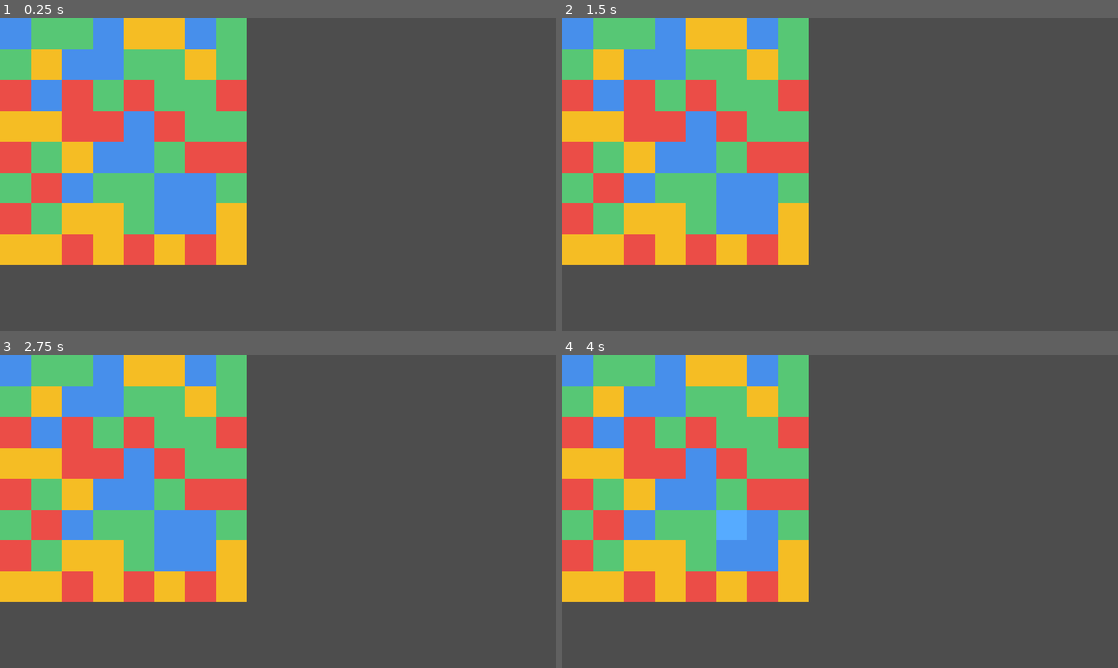
Above: before the commit, frames 1-4 (two rows, left to right).
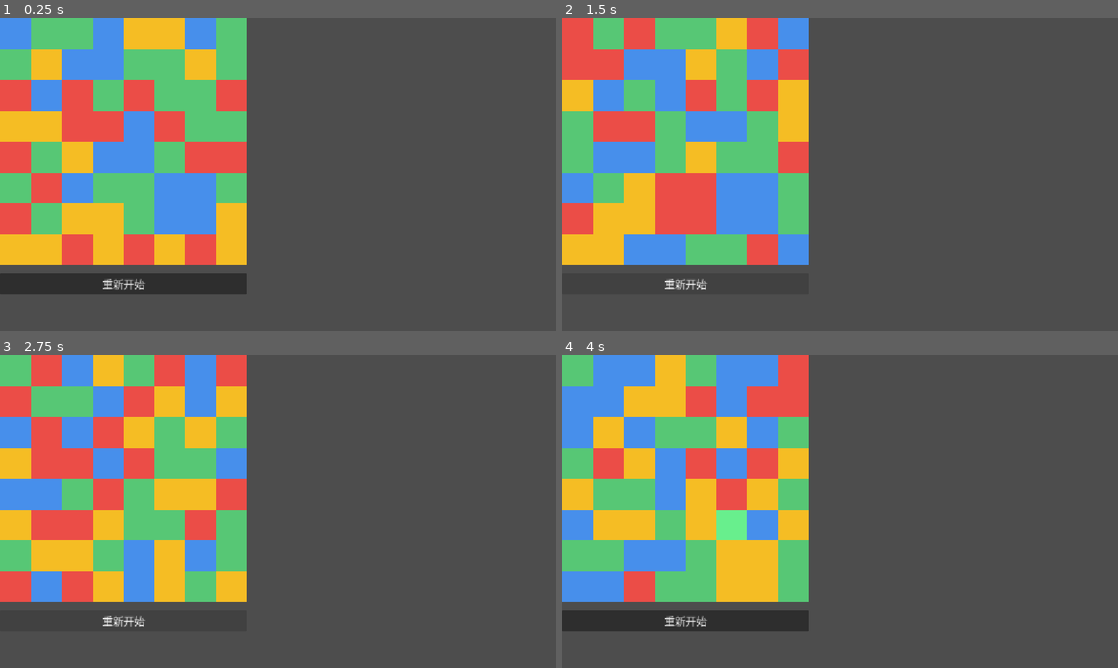
Above: after the commit, the same moments.

Repository: jopatk123/match3_learn
Game: Godot game, scene res://scenes/board.tscn
The game is run twice, just before and just after one commit, with the same random seed, the same clock (stepped at 60 frames per second) and the same inputs.
Inputs (mouse positions are in pixels of both pictures, inside the frame that each line leads up to):
- Up to frame 1 (0.25 s): no input
- Up to frame 2 (1.5 s): click (684, 284) at 0.5 s, where only the run after the commit has a clickable "重新开始"; click (684, 284) at 1.25 s, where only the run after the commit has a clickable "重新开始"
- Up to frame 3 (2.75 s): click (122, 621) at 2 s, where only the run after the commit has a clickable "重新开始"
- Up to frame 4 (4 s): tap Enter at 2.75 s; move the mouse to (962, 495) at 2.77 s; click (962, 495) at 2.92 s; tap Space at 3.5 s; drag from (728, 527) to (812, 574) at 3.52 s

The runs differ from the first frame. In frame 1, 2.9% of the frame differs, in the area x 0-45%, y 81-89%; in frame 2, 23%; in frame 3, 26%; in frame 4, 32%, in the area x 0-45%, y 0-89%.

Commit message:
完成 M8.1：重新开始按钮，并用系统中文字体显示文案
Co-authored-by: Cursor <cursoragent@cursor.com>

Diff:
--- a/scripts/board.gd
+++ b/scripts/board.gd
@@ -1,7 +1,9 @@
 extends Node2D
 # =====================================================================
 # 开心消消乐 · 棋盘脚本
-# 已实现：M1–M6 核心规则 + M7.1–M7.4 打磨动画
+# 已实现：M1–M7 + M8.1 重新开始
+# 【M8.1 一句话】按钮是「玩家发给棋盘的命令」，不走格子点击那条路。
+#   按了就打断当前动画，换一盘新棋，分数归零。正在播放的 await 会发现「这一局已经作废」，立刻停手。
 # 【M7.1 一句话】棋盘在「结算 / 动画」时是忙碌的：忙碌期间点击全部丢掉。
 # 【M7.2 一句话】交换不再瞬间换色，而是两块滑向对方；滑完再问「有没有三连」。
 #   有 → 坐下（节点弹回自己的格子、颜色跟上数据），再走原来的消除结算。
@@ -101,6 +103,14 @@
 var score: int = 0
 # 显示分数的文字标签（显示层的一部分，和 _tiles 是一家人）
 var _score_label: Label = null
+# ⑪ M8.1：重新开始按钮。它不经过格子点击，所以动画中也能按。
+var _restart_btn: Button = null
+# ⑪ 「这一局」的编号。每重开一次 +1。await 回来后如果编号变了，说明这局已经作废。
+var _run_id := 0
+# ⑪ 下落时临时生成的新块。重开时必须先扔掉，否则会漂在新棋盘上。
+var _spawn_tiles: Array = []
+# ⑪ 当前棋盘上还在播的 Tween。重开时全部 kill，动画才会立刻停。
+var _tweens: Array = []
 
 
 # ---------------------------------------------------------------
@@ -114,7 +124,10 @@
 	# 开局再结算一次：生成兜底万一还有三连，瞬间消干净。分数清零，不算开局分。
 	# 和游戏中同一套锁：结算时点不动。开局其实还点不到（画面刚出来），但规则要统一。
 	_busy = true
+	var id := _run_id
 	await _resolve_matches()
+	if _run_id != id:
+		return
 	_busy = false
 	score = 0
 	_score_label.text = "0"
@@ -213,8 +226,37 @@
 	_score_label.horizontal_alignment = HORIZONTAL_ALIGNMENT_CENTER # 文字水平居中
 	_score_label.size = Vector2(COLS * CELL_SIZE, 60) # 宽=棋盘宽（列数 × 格子边长），高 60
 	_score_label.position = Vector2(0, -62) # 放在棋盘上方一点
+	_score_label.add_theme_font_override("font", _ui_font())
 	_score_label.add_theme_font_size_override("font_size", 40) # 字号加大
 	add_child(_score_label) # 挂到节点树上
+
+	# ⑪ M8.1：Button 是控件，按下会发出 pressed 信号。
+	#   信号 ≈「这件事发生了，请谁来处理」。这里连接到 _restart_game。
+	_restart_btn = Button.new()
+	_restart_btn.text = "重新开始"
+	_restart_btn.size = Vector2(COLS * CELL_SIZE, 44)
+	_restart_btn.position = Vector2(0, ROWS * CELL_SIZE + 16) # 棋盘正下方
+	_restart_btn.add_theme_font_override("font", _ui_font())
+	_restart_btn.add_theme_font_size_override("font_size", 22)
+	_restart_btn.pressed.connect(_restart_game)
+	add_child(_restart_btn)
+
+
+# Godot 自带字体（Open Sans）没有中文，按钮会像「空的」。
+# SystemFont 按名字向系统要字体；macOS 上「PingFang SC」在列表里，但引擎画不出来（字宽=0），
+# 放第一位会挡住后面真正能用的字库。所以把实测能画中文的名字放前面。
+func _ui_font() -> SystemFont:
+	var font := SystemFont.new()
+	font.font_names = PackedStringArray([
+		"Hiragino Sans GB", # macOS：冬青黑体简体，实测能画出「重新开始」
+		"Songti SC",
+		"STHeiti",
+		"Heiti SC",
+		"Microsoft YaHei", # Windows
+		"Noto Sans CJK SC",
+		"WenQuanYi Micro Hei",
+	])
+	return font
 
 
 # 让显示层第 (r,c) 个格子的颜色，和数据层 board[r][c] 重新对齐。
@@ -250,8 +292,11 @@
 		#    整段动画 + 后面的结算都算忙碌，所以 M7.1 的锁会一直握住。
 		_busy = true
 		var from := _selected
+		var id := _run_id
 		_clear_selection() # 先取消高亮，别让「发光」跟着滑
 		await _try_swap(from, pos)
+		if _run_id != id:
+			return # 滑动中途被重开了：不要再改 _busy，新一局自己会管
 		_busy = false
 	else:
 		_set_selected(pos) # ④ 点不相邻 → 改成选中这一格
@@ -293,11 +338,56 @@
 	_tiles[pos.y][pos.x].position = _grid_pos(pos)
 
 
+# 记录并返回一个 Tween。重开时靠 _tweens 列表把它们全部停掉。
+func _new_tween() -> Tween:
+	var tween := create_tween()
+	_tweens.append(tween)
+	return tween
+
+
+# ⑪ 作废当前动画：停掉 Tween，扔掉天上还在掉的临时块。
+func _interrupt_anims() -> void:
+	for tween in _tweens:
+		if tween is Tween and (tween as Tween).is_valid():
+			(tween as Tween).kill()
+	_tweens.clear()
+	for spawn in _spawn_tiles:
+		if is_instance_valid(spawn):
+			(spawn as Node).queue_free()
+	_spawn_tiles.clear()
+
+
+# 所有格子回到自己的槽位、正常大小和透明度，再按 board 上色。
+func _sync_all_tiles() -> void:
+	for r in ROWS:
+		for c in COLS:
+			_reset_tile_xform(Vector2i(c, r))
+			_refresh_tile(r, c)
+
+
+# ⑪ M8.1：立刻打断并重开。不走格子点击，所以忙碌时也能按。
+#   先把 _run_id +1，正在 await 的旧流程回来后会对不上号，自动收手。
+func _restart_game() -> void:
+	_run_id += 1
+	var id := _run_id
+	_interrupt_anims()
+	_selected = NONE # 不要走 _clear_selection：格子可能正缩成 0，直接清状态即可
+	_build_data()
+	_sync_all_tiles()
+	_busy = true
+	await _resolve_matches()
+	if _run_id != id:
+		return # 又按了一次重开，让更新的那一次收尾
+	_busy = false
+	score = 0
+	_score_label.text = "0"
+
+
 # ⑧ M7.2：让 a 格的方块滑到 dest_a 那个格子，b 格的方块滑到 dest_b。
 #   Tween = 「在一段时间里，把某个属性从现在的值缓到目标值」。
 #   await tween.finished = 「滑完之前，后面的代码先别跑」——没有这句就会边滑边结算。
 func _slide_pair(a: Vector2i, dest_a: Vector2i, b: Vector2i, dest_b: Vector2i) -> void:
-	var tween := create_tween()
+	var tween := _new_tween()
 	tween.set_parallel(true) # 两块同时动，不要一个走完另一个才走
 	tween.tween_property(_tiles[a.y][a.x], "position", _grid_pos(dest_a), SWAP_DURATION)
 	tween.tween_property(_tiles[b.y][b.x], "position", _grid_pos(dest_b), SWAP_DURATION)
@@ -309,11 +399,16 @@
 #   为什么滑的时候先不换颜色？因为 ColorRect 还是「A 槽的那块」在往 B 走，
 #   它身上带着 A 的颜色；如果中途 _refresh_tile，就会出现「人还在走、衣服先换了」。
 func _try_swap(a: Vector2i, b: Vector2i) -> void:
+	var id := _run_id
 	await _slide_pair(a, b, b, a) # 两块走向对方的格子
+	if _run_id != id:
+		return
 	_swap_board(a, b) # 数据层现在按「已经换过」来算
 	if _find_matches().is_empty():
 		_swap_board(a, b) # 不成三连：数据改回去，棋盘规则上等于没换
 		await _slide_pair(a, a, b, b) # 两块从对方格子走回家
+		if _run_id != id:
+			return
 		_snap_tile(a) # 防浮点误差，保证正好压在格子上
 		_snap_tile(b)
 		return
@@ -337,12 +432,17 @@
 #   只消一轮就会把新三连留在棋盘上（测试时看到的那种），所以必须循环。
 #   for + CHAIN_LIMIT 是保险丝；正常情况会在远小于上限时因 matched 为空而结束。
 func _resolve_matches() -> void:
+	var id := _run_id
 	for _round in CHAIN_LIMIT:
 		var matched := _find_matches() # 每次循环都重新扫一遍棋盘
 		if matched.is_empty():
 			return # 稳定了：没有三连，可以交给玩家继续玩
 		await _eliminate(matched) # ⑨ 等缩小淡出播完，再下落
+		if _run_id != id:
+			return
 		await _apply_gravity() # ⑩ 等方块掉完，再扫下一轮三连——两轮画面不会叠在一起
+		if _run_id != id:
+			return
 	# 走到这里说明保险丝烧了。棋盘上可能还留着三连，打一行警告方便以后发现。
 	push_warning("连锁超过 CHAIN_LIMIT，棋盘可能仍有三连")
 
@@ -407,10 +507,11 @@
 # ⑨ M7.3：先计分，再让要消的格子缩小并淡出，播完才把数据改成空洞。
 #   分数不在滑动时加，也不等下落结束——就在「这一批格子正在消失」的时候加。
 func _eliminate(matched: Dictionary) -> void:
+	var id := _run_id
 	score += matched.size() * 10
 	_score_label.text = str(score)
 
-	var tween := create_tween()
+	var tween := _new_tween()
 	tween.set_parallel(true)
 	for key in matched.keys():
 		var pos := _cell_from_key(key)
@@ -421,6 +522,8 @@
 		tween.tween_property(tile, "position", center, ELIM_DURATION)
 		tween.tween_property(tile, "modulate:a", 0.0, ELIM_DURATION)
 	await tween.finished
+	if _run_id != id:
+		return
 
 	for key in matched.keys():
 		var pos := _cell_from_key(key)
@@ -443,6 +546,7 @@
 	tile.position = _grid_pos(Vector2i(c, start_r))
 	tile.mouse_filter = Control.MOUSE_FILTER_IGNORE # 临时块不抢点击
 	add_child(tile)
+	_spawn_tiles.append(tile)
 	return tile
 
 
@@ -453,12 +557,12 @@
 #   ④ 存活块：把它的槽节点 tween 到新行；新块：从棋盘上方的临时节点掉进顶行
 #   ⑤ 播完：扔掉临时节点，所有槽瞬移回家并 _refresh_tile（和 M7.2 同一招）
 func _apply_gravity() -> void:
-	var tween := create_tween()
+	var id := _run_id
+	var tween := _new_tween()
 	tween.set_parallel(true)
 	tween.set_trans(Tween.TRANS_QUAD)
 	tween.set_ease(Tween.EASE_IN) # 越落越快，一点重力感
 	var moving := false
-	var spawns: Array = [] # 播完要 queue_free 的临时块
 
 	for c in COLS:
 		var pieces: Array = [] # {from_r, color} 从底往上，和旧逻辑一样
@@ -490,7 +594,6 @@
 			board[write_r][c] = color
 			var start_r: int = write_r - new_count # 例如要补 3 块，最底下那块从 -1 行进
 			var spawn := _make_spawn_tile(c, start_r, color)
-			spawns.append(spawn)
 			moving = true
 			tween.tween_property(
 				spawn,
@@ -504,11 +607,12 @@
 		await tween.finished
 	else:
 		tween.kill() # 没有洞就没有动画，空 Tween 不要挂着等
-
-	for spawn in spawns:
-		(spawn as ColorRect).queue_free()
-
-	for r in ROWS:
-		for c in COLS:
-			_reset_tile_xform(Vector2i(c, r))
-			_refresh_tile(r, c)
+	if _run_id != id:
+		return
+
+	for spawn in _spawn_tiles:
+		if is_instance_valid(spawn):
+			(spawn as Node).queue_free()
+	_spawn_tiles.clear()
+
+	_sync_all_tiles()
Not shown, changed: README.md
Not shown, changed: docs/需求清单.md
